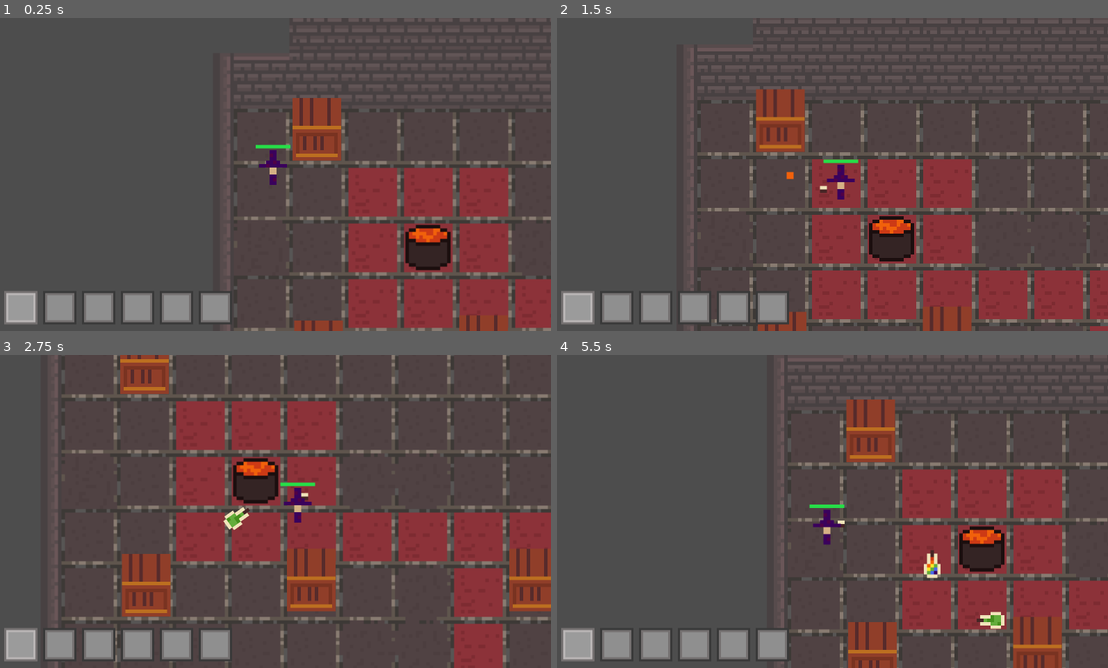
Above: before the commit, frames 1-4 (two rows, left to right).
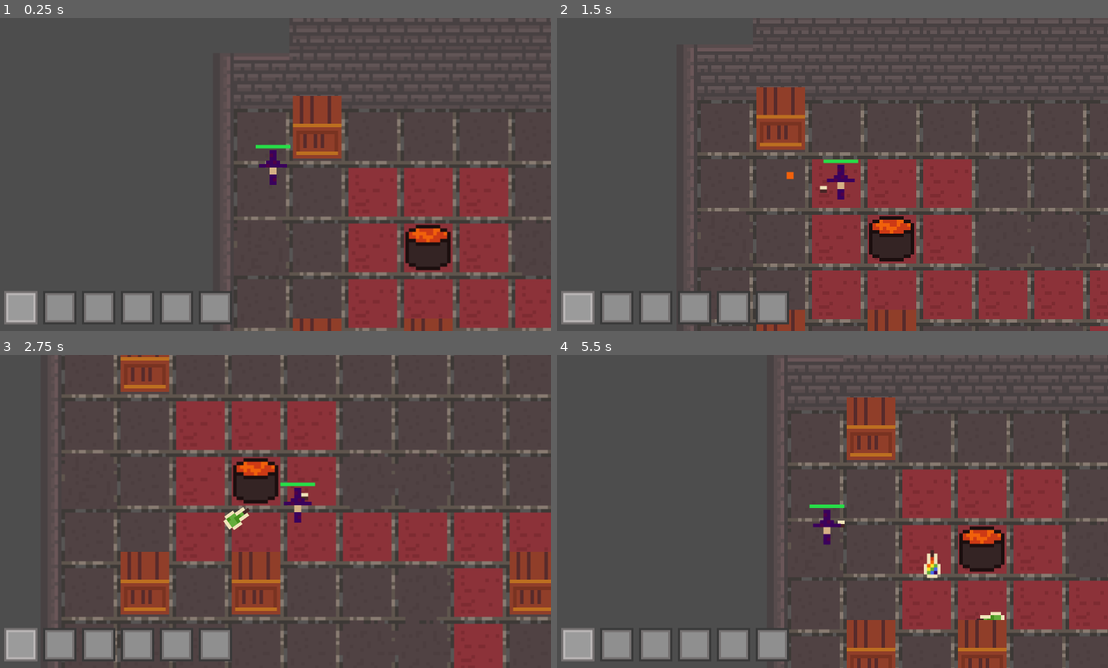
Above: after the commit, the same moments.

Repository: chluebi/ludum-dare-58
Game: Godot game, scene res://main.tscn
Two runs of this game, one before a commit and one after it. Both use one fixed random seed, a clock stepped at 60 frames per second and the inputs below.
Inputs (mouse positions are in pixels of both pictures, inside the frame that each line leads up to):
- Up to frame 1 (0.25 s): no input
- Up to frame 2 (1.5 s): tap Enter at 0.5 s; move the mouse to (953, 158) at 0.52 s; hold D (move_right) 0.53-1.28 s; hold F (drink) 0.53-1.28 s; move the mouse to (716, 190) at 1.27 s; hold S (move_down) from 1.28 s (still down); click (716, 190) at 1.35 s
- Up to frame 3 (2.75 s): move the mouse to (330, 442) at 2.02 s; release S (move_down) at 2.03 s; hold D (move_right) from 2.03 s (still down); tap Q (throw) at 2.1 s
- Up to frame 4 (5.5 s): move the mouse to (804, 574) at 2.77 s; release D (move_right) at 2.78 s; hold W (move_up) 2.78-3.53 s; tap F (drink) at 2.85 s; move the mouse to (997, 558) at 3.52 s; press the mouse at (997, 558) at 3.53 s; hold A (move_left) 3.53-5.03 s; move the mouse to (661, 464) at 4.27 s; release the mouse at (661, 464) at 4.28 s; tap Q (throw) at 4.35 s; move the mouse to (860, 511) at 5.02 s; hold S (move_down) from 5.03 s (still down); hold F (drink) from 5.03 s (still down)

The runs differ from the first frame. In frame 1, 1.0% of the frame differs, in the area x 53-93%, y 24-100%; in frame 2, 1.4%; in frame 3, 4.5%, in the area x 21-100%, y 0-84%; in frame 4, 3.1%.

Commit message:
fix navigation

Diff:
--- a/crate.tscn
+++ b/crate.tscn
@@ -7,13 +7,12 @@
 
 [node name="Crate" type="StaticBody2D" groups=["static_obstacles"]]
 scale = Vector2(10, 10)
-metadata/_edit_group_ = true
 
 [node name="Sprite2D" type="Sprite2D" parent="."]
-position = Vector2(8, 6)
+position = Vector2(0.099999994, -2.6)
 texture = ExtResource("1_uep05")
 
 [node name="CollisionShape2D" type="CollisionShape2D" parent="."]
-position = Vector2(7.999998, 8.749998)
+position = Vector2(-5.293956e-23, 0)
 scale = Vector2(0.99999976, 0.99999976)
 shape = SubResource("RectangleShape2D_mo0jf")
--- a/main.tscn
+++ b/main.tscn
@@ -62,16 +62,16 @@
 y_sort_enabled = true
 
 [node name="Crate" parent="Environment" instance=ExtResource("4_1bvp3")]
-position = Vector2(160, 4.7683716e-07)
+position = Vector2(240, 79.99999)
 
 [node name="Crate2" parent="Environment" instance=ExtResource("4_1bvp3")]
-position = Vector2(640, 625)
+position = Vector2(560, 720)
 
 [node name="Crate3" parent="Environment" instance=ExtResource("4_1bvp3")]
-position = Vector2(1280.0001, 625)
+position = Vector2(1360, 720)
 
 [node name="Crate4" parent="Environment" instance=ExtResource("4_1bvp3")]
-position = Vector2(164.99998, 640)
+position = Vector2(240, 720)
 
 [node name="player" parent="Environment" instance=ExtResource("2_0xm2m")]
 position = Vector2(114, 190)
@@ -83,7 +83,7 @@
 position = Vector2(2160, 560)
 
 [node name="Skullpile" parent="Environment" instance=ExtResource("8_ycdy4")]
-position = Vector2(1840, 1200)
+position = Vector2(2000, 1200)
 
 [node name="HUD" parent="." instance=ExtResource("8_5vw27")]
 
--- a/potion_pickup.tscn
+++ b/potion_pickup.tscn
@@ -11,7 +11,7 @@
 
 [node name="potion_pickup" type="RigidBody2D"]
 collision_layer = 8
-collision_mask = 11
+collision_mask = 15
 mass = 0.1
 gravity_scale = 0.0
 script = ExtResource("1_f5fje")
--- a/skullpile.gd
+++ b/skullpile.gd
@@ -48,7 +48,7 @@
 	get_parent().add_child.call_deferred(enemy)
 
 func _on_timer_timeout() -> void:
-	var r := randf_range(16, 32)
+	var r := randf_range(160, 320)
 	var phi := randf_range(0, 2 * PI)
 
 	spawn_enemy(position + Vector2(r * sin(phi), r * cos(phi)))
--- a/skullpile.tscn
+++ b/skullpile.tscn
@@ -37,7 +37,7 @@
 [sub_resource type="CircleShape2D" id="CircleShape2D_7k104"]
 radius = 94.13288
 
-[node name="Skullpile" type="CharacterBody2D"]
+[node name="Skullpile" type="CharacterBody2D" groups=["dynamic_obstacles"]]
 collision_layer = 5
 collision_mask = 7
 script = ExtResource("1_vpa0d")
--- a/tile_map_layer.gd
+++ b/tile_map_layer.gd
@@ -18,7 +18,7 @@
 func _ready() -> void:
 	# Region should match the size of the playable area plus one (in tiles).
 	# In this demo, the playable area is 17x9 tiles, so the rect size is 18x10.
-	_astar.region = Rect2i(0, 0, 18, 10)
+	_astar.region = Rect2i(0, 0, 30, 20)
 	_astar.cell_size = BASE_TILE_SIZE
 	_astar.offset = BASE_TILE_SIZE * 0.5
 	_astar.default_compute_heuristic = AStarGrid2D.HEURISTIC_MANHATTAN
@@ -110,6 +110,7 @@
 
 	_start_point = local_to_map(local_start_point)
 	_end_point = local_to_map(local_end_point)
+
 	if !_astar.is_in_bounds(_start_point.x, _start_point.y):
 		return PackedVector2Array()
 	if !_astar.is_in_bounds(_end_point.x, _end_point.y):
Not shown: 1 places in potion_pickup.tscn that only renumber resources
